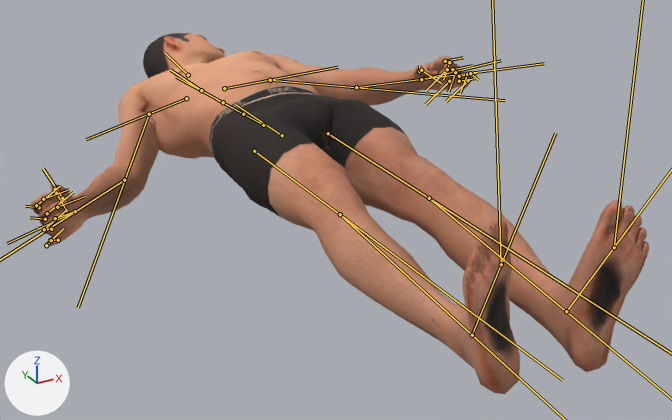
The FBX model Graphic/Model/Animation/Model ani(2018 02 22).FBX as it was, and as the next commit left it.
Before and after are seen from a 50 mm camera at (-0.0424, 0.0635, -0.0228) aimed at (0.0019, 0.1441, -0.0631). Every picture has the same lights, and +X, +Y and +Z are marked at lower left. Both versions are drawn at frame 751 of the action 'Take 001'; the numbers are the values there. The bones that bend it are drawn over the model as lines.

In view in the first picture: 'Kirill_FullBuild_002'.
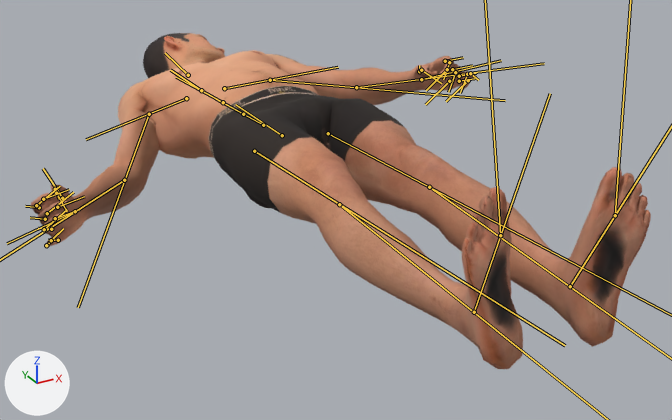
Changed parts and their boxes (x1, y1, x2, y2) in the pictures (672 x 420 px):
'Kirill_FullBuild_002', posed (7% shorter): before (31, 33, 649, 394); after (31, 33, 651, 369)
bone 'mixamorig:RightUpLeg', root to tip: before (254, 151) to (562, 380); after (254, 151) to (565, 345)

The edits, one by one:
Bone 'mixamorig:LeftUpLeg' (bone_mixamorig_leftupleg) turns from (2, 0, -1) to (5, 0, -1) degrees about its own x, y and z.
Bone 'mixamorig:RightUpLeg' (bone_mixamorig_rightupleg) turns from (3, 0, 0) to (6, 0, 0) degrees about its own x, y and z.
